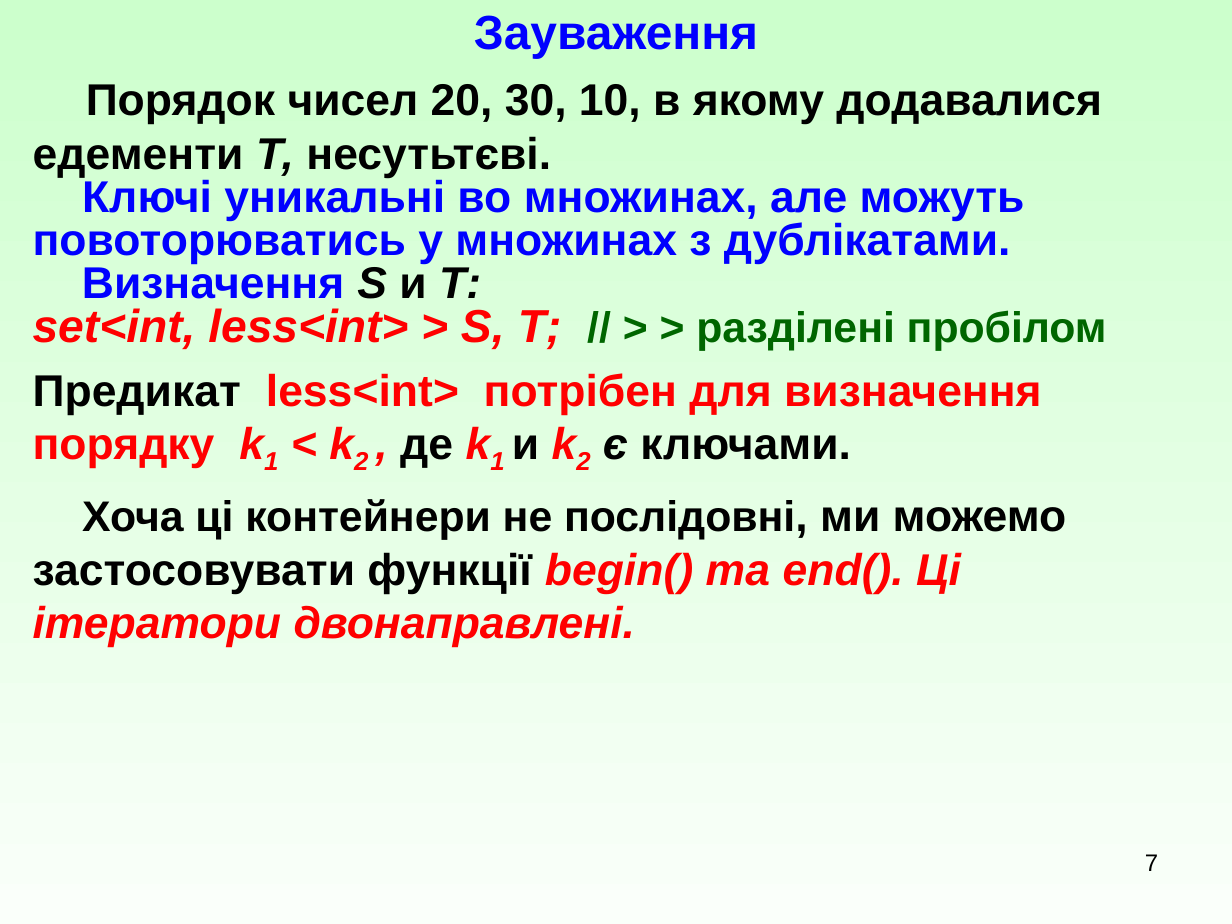
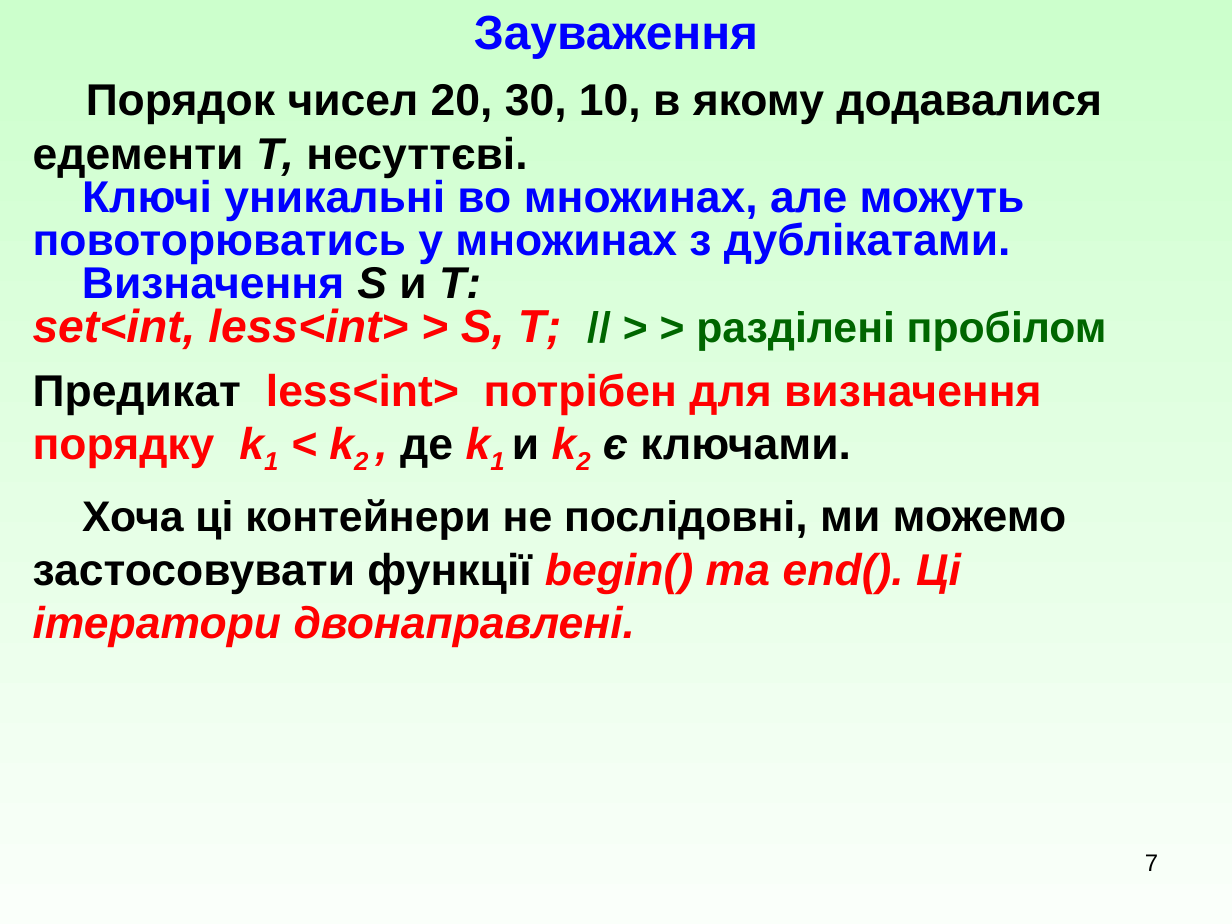
Before and after one commit to mecchmatProjects/CppCourse, a slide deck: slide 7 of Lect12/associativeUkr.ppt. Drawn at 1232x924 pixels with LibreOffice and Linux fonts; fonts in the diff are those of the drawing. Boxes give left, top, right and bottom in pixels: in the first picture for what was removed or moved away, otherwise in the second. Text is boxed around its words. In the diff, an @@ line names an element or a change of style, - is before the commit and + after.

```diff
--- a/Lect12/associativeUkr.ppt
+++ b/Lect12/associativeUkr.ppt
@@ text at [33,84,1102,178]: text changed @@
-Порядок чисел 20, 30, 10, в якому додавалися едементи Т, несутьтєві.
+Порядок чисел 20, 30, 10, в якому додавалися едементи Т, несуттєві.
```
Also in this commit, not shown: 7 other slides changed, 2 other files.
